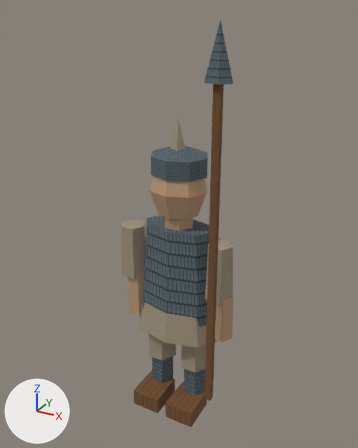
Before and after pictures for a commit that changed the glTF model app/src/main/assets/3d/field/unit-SPEAR-lod1.glb.
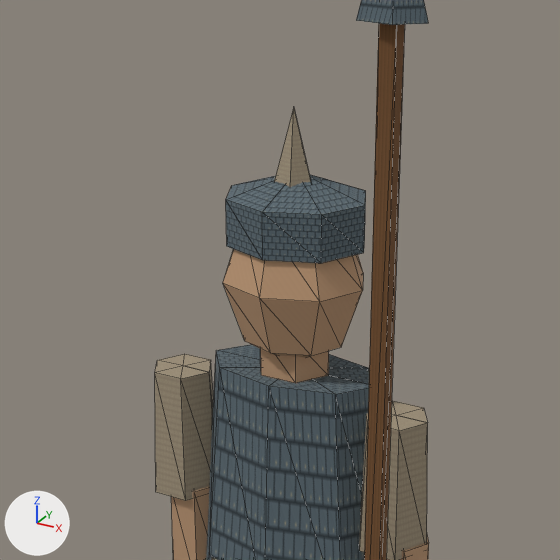
Each version appears first whole from a camera (50 mm lens) standing at (0.305, -0.553, 0.578) and looking at (-0.002, 0.005, 0.299), and next in a close-up on the part from 16% to 80% of the width and 17% to 68% of the height. Every picture has the same lights, and +X, +Y and +Z are marked at lower left. The last two pictures show the newer version. The close-ups show mesh edges as thin lines. Vertices at exactly the same position are counted once.
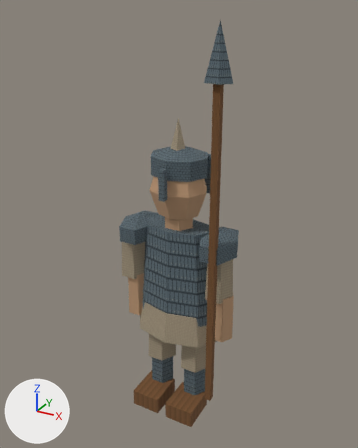
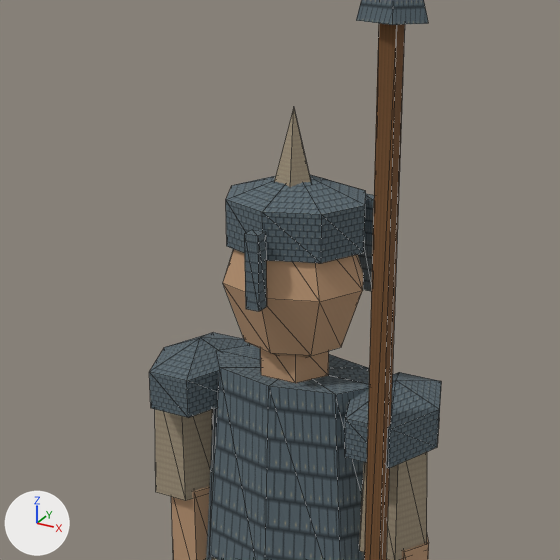
Where the change shows, as pixel boxes (x1, y1, x2, y2) in the close-ups (560 x 560 px):
'Mesh_0', reshaped
    before: (155, 0, 429, 560)
    after: (149, 0, 441, 560)
part 1 of me_mesh_0, added
    after: (358, 194, 374, 291)
part 2 of me_mesh_0, added
    after: (244, 230, 267, 312)
part 3 of me_mesh_0, added
    after: (149, 332, 250, 418)
part 4 of me_mesh_0, added
    after: (345, 372, 441, 468)

Diff of the bpy script that builds the scene:
```diff
--- a/app/src/main/assets/3d/field/unit-SPEAR-lod1.glb.py
+++ b/app/src/main/assets/3d/field/unit-SPEAR-lod1.glb.py
@@ me_mesh_0 @@
 # used by ob_mesh_0; location = (0.0, 0.0, 0.0)
-me_mesh_0.from_pydata(...)  # 283 vertices, 362 faces; spans x -0.098..0.088, y -0.054..0.044, z 0.0..0.565
+me_mesh_0.from_pydata(...)  # 355 vertices, 456 faces; spans x -0.098..0.089, y -0.054..0.044, z 0.0..0.565
+# me_mesh_0 part 1: the loose piece of 8 vertices spanning x 0.007..0.051, y -0.054..0.0, z 0.0..0.026 is copied, and the copy is scaled about its middle by (0.273, 0.185, 2), then moved by (0.002, 0.055, 0.358); it spans x 0.025..0.037, y 0.023..0.033, z 0.345..0.397
+# me_mesh_0 part 2: the loose piece of 8 vertices spanning x -0.051..-0.007, y -0.054..0.0, z 0.0..0.026 is copied, and the copy is scaled about its middle by (0.182, 0.148, 1.58), then moved by (0.029, -0.014, 0.357); it spans x -0.004..0.004, y -0.045..-0.037, z 0.35..0.391
+# me_mesh_0 part 3: a new loose piece of 24 vertices spanning x -0.089..-0.037, y -0.034..0.034, z 0.26..0.306, in mat_material_0
+# me_mesh_0 part 4: a new loose piece of 24 vertices spanning x 0.037..0.089, y -0.034..0.034, z 0.26..0.306, in mat_material_0
+# other edits to the shape of me_mesh_0 do not show in these pictures
 me_mesh_0.materials.append(mat_material_0)
```
